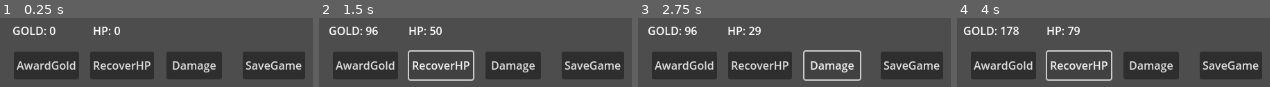
Above: before the commit, frames 1-4 (left to right).
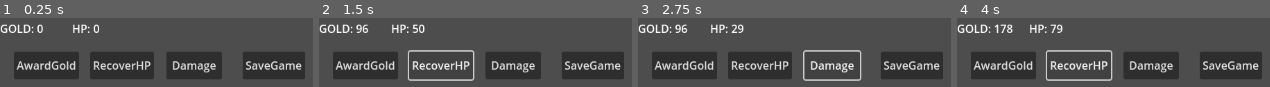
Above: after the commit, the same moments.

Repository: baiXfeng/godot-mvc
Game: Godot game, scene res://mvc-scene/scene/main.tscn
The game is run twice, just before and just after one commit, with the same random seed, the same clock (stepped at 60 frames per second) and the same inputs.
Inputs:
- Up to frame 1 (0.25 s): no input
- Up to frame 2 (1.5 s): click "AwardGold" at 0.5 s; click "RecoverHP" at 1.25 s
- Up to frame 3 (2.75 s): click "Damage" at 2 s
- Up to frame 4 (4 s): click "AwardGold" at 2.75 s; click "RecoverHP" at 3.5 s

The runs differ from the first frame. In frame 1, 2.5% of the frame differs, in the area x 0-39%, y 8-25%; in frame 2, 3.1%, in the area x 0-40%, y 8-25%; in frame 3, 3.1%; in frame 4, 3.1%.
Error in both runs: Attempt to call function 'get_open_error' in base 'null instance' on a null instance. (res://mvc-scene/command/load_game_command.gd:20)

Commit message:
code optimization

Diff:
--- a/project/mvc-scene/handler/award_handler.gd
+++ b/project/mvc-scene/handler/award_handler.gd
@@ -3,17 +3,17 @@
 # override
 func _on_enter(a: mvc_app):
 	# 监听奖励金币
-	a.add_listener("on_award_gold", self, "_on_award_gold")
+	a.add_callable("on_award_gold", _on_award_gold)
 
 # override
 func _on_exit(a: mvc_app):
 	# 解除奖励金币监听
-	a.remove_listener("on_award_gold", self)
+	a.remove_callable("on_award_gold", _on_award_gold)
 
 # 模拟奖励金币
 func _on_award_gold(e: mvc_event):
 	# 获取玩家属性
-	var user_attr: user_attribute_proxy = app().get_proxy("user_attr")
+	var user_attr: user_attribute_proxy = get_proxy("user_attr")
 
 	# 模拟奖励金币
 	var gold: int = randi() % 100 + 1
--- a/project/mvc-scene/handler/battle_handler.gd
+++ b/project/mvc-scene/handler/battle_handler.gd
@@ -3,21 +3,21 @@
 # override
 func _on_enter(a: mvc_app):
 	# 监听战斗模拟事件
-	a.add_listener("on_battle_simulation", self, "_on_battle_simulation")
+	a.add_callable("on_battle_simulation", _on_battle_simulation)
 	# 监听恢复血量技能事件
-	a.add_listener("on_skill_recover_hp", self, "_on_skill_recover_hp")
+	a.add_callable("on_skill_recover_hp", _on_skill_recover_hp)
 
 # override
 func _on_exit(a: mvc_app):
 	# 解除战斗模拟事件监听
-	a.remove_listener("on_battle_simulation", self)
+	a.remove_callable("on_battle_simulation", _on_battle_simulation)
 	# 解除恢复血量技能事件监听
-	a.remove_listener("on_skill_recover_hp", self)
+	a.remove_callable("on_skill_recover_hp", _on_battle_simulation)
 
 # 处理战斗模拟事件
 func _on_battle_simulation(e: mvc_event):
 	# 获取玩家属性
-	var user_attr: user_attribute_proxy = app().get_proxy("user_attr")
+	var user_attr: user_attribute_proxy = get_proxy("user_attr")
 
 	# 模拟伤害
 	var damage: int = -( randi() % 100 + 10 )
@@ -30,7 +30,7 @@
 # 处理恢复血量技能
 func _on_skill_recover_hp(e: mvc_event):
 	# 获取玩家属性
-	var user_attr: user_attribute_proxy = app().get_proxy("user_attr")
+	var user_attr: user_attribute_proxy = get_proxy("user_attr")
 
 	# 模拟恢复
 	var recover_hp: int = 50
--- a/project/mvc-scene/proxy/user_attribute_proxy.gd
+++ b/project/mvc-scene/proxy/user_attribute_proxy.gd
@@ -13,13 +13,13 @@
 
 # 更新UI
 func update_ui():
-	emit_signal("on_gold_changed", _gold)
-	emit_signal("on_hp_changed", _hp)
+	on_gold_changed.emit(_gold)
+	on_hp_changed.emit(_hp)
 
 # 增加金币
 func add_gold(value: int):
 	_gold += value
-	emit_signal("on_gold_changed", _gold)
+	on_gold_changed.emit(_gold)
 
 # 获取金币
 func get_gold() -> int:
@@ -30,7 +30,7 @@
 	_hp += value
 	if _hp <= 0:
 		_hp = 0
-	emit_signal("on_hp_changed", _hp)
+	on_hp_changed.emit(_hp)
 
 # 获取血量
 func get_hp() -> int:
--- a/project/mvc-scene/view/user_attribute_view.tscn
+++ b/project/mvc-scene/view/user_attribute_view.tscn
@@ -1,27 +1,18 @@
-[gd_scene load_steps=2 format=2]
+[gd_scene load_steps=2 format=3 uid="uid://bds0qt5nmpsbs"]
 
-[ext_resource path="res://mvc-scene/view/user_attribute_view.gd" type="Script" id=1]
+[ext_resource type="Script" path="res://mvc-scene/view/user_attribute_view.gd" id="1"]
 
 [node name="user_attribute_view" type="HBoxContainer"]
 offset_right = 40.0
 offset_bottom = 40.0
-script = ExtResource( 1 )
+script = ExtResource("1")
 
 [node name="gold" type="Label" parent="."]
-offset_top = 5.0
-offset_right = 100.0
-offset_bottom = 35.0
-custom_minimum_size = Vector2( 100, 30 )
+custom_minimum_size = Vector2(100, 30)
+layout_mode = 2
 text = "GOLD: 0"
-align = 1
-valign = 1
 
 [node name="HP" type="Label" parent="."]
-offset_left = 104.0
-offset_top = 5.0
-offset_right = 204.0
-offset_bottom = 35.0
-custom_minimum_size = Vector2( 100, 30 )
+custom_minimum_size = Vector2(100, 30)
+layout_mode = 2
 text = "HP: 0"
-align = 1
-valign = 1
--- a/project/project.godot
+++ b/project/project.godot
@@ -15,6 +15,10 @@
 config/features=PackedStringArray("4.2")
 config/icon="res://icon.png"
 
+[display]
+
+window/dpi/allow_hidpi=false
+
 [gui]
 
 common/drop_mouse_on_gui_input_disabled=true
Not shown: 1 places in project/mvc-scene/scene/main.tscn that only renumber resources
